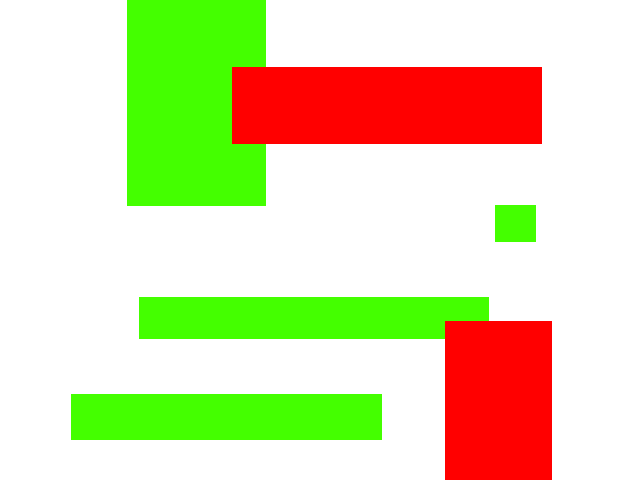
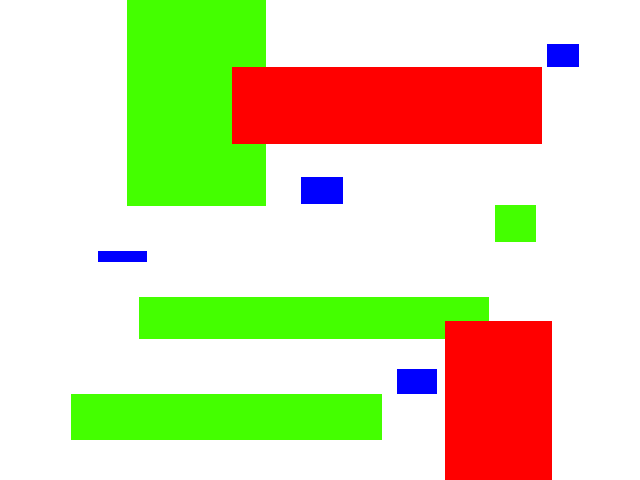
Comparing the layer stacks of the two 640 × 480 images. Changes:
added layer "Layer #3" above "Layer #1" over [98, 44, 579, 394]
